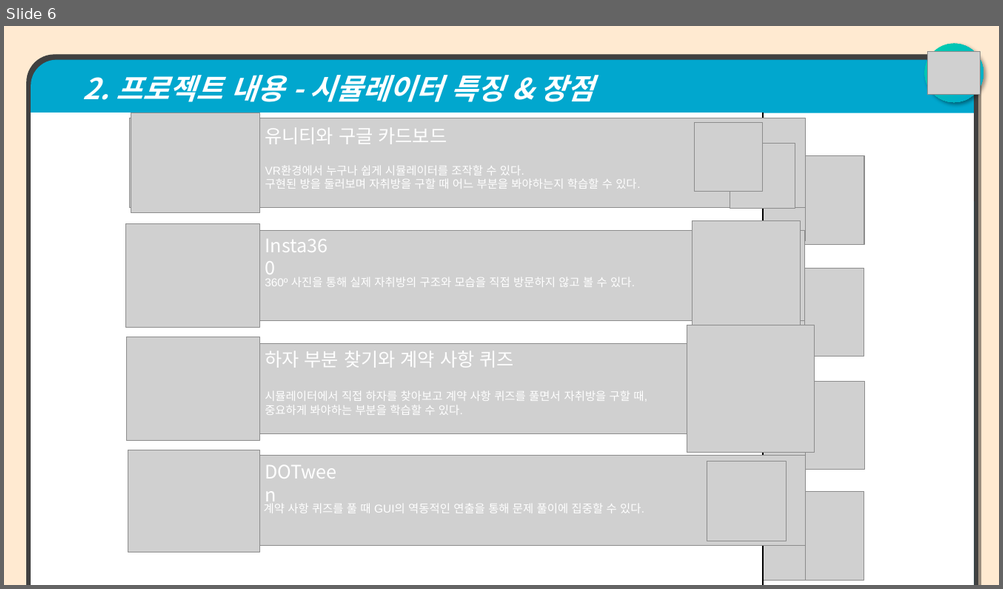
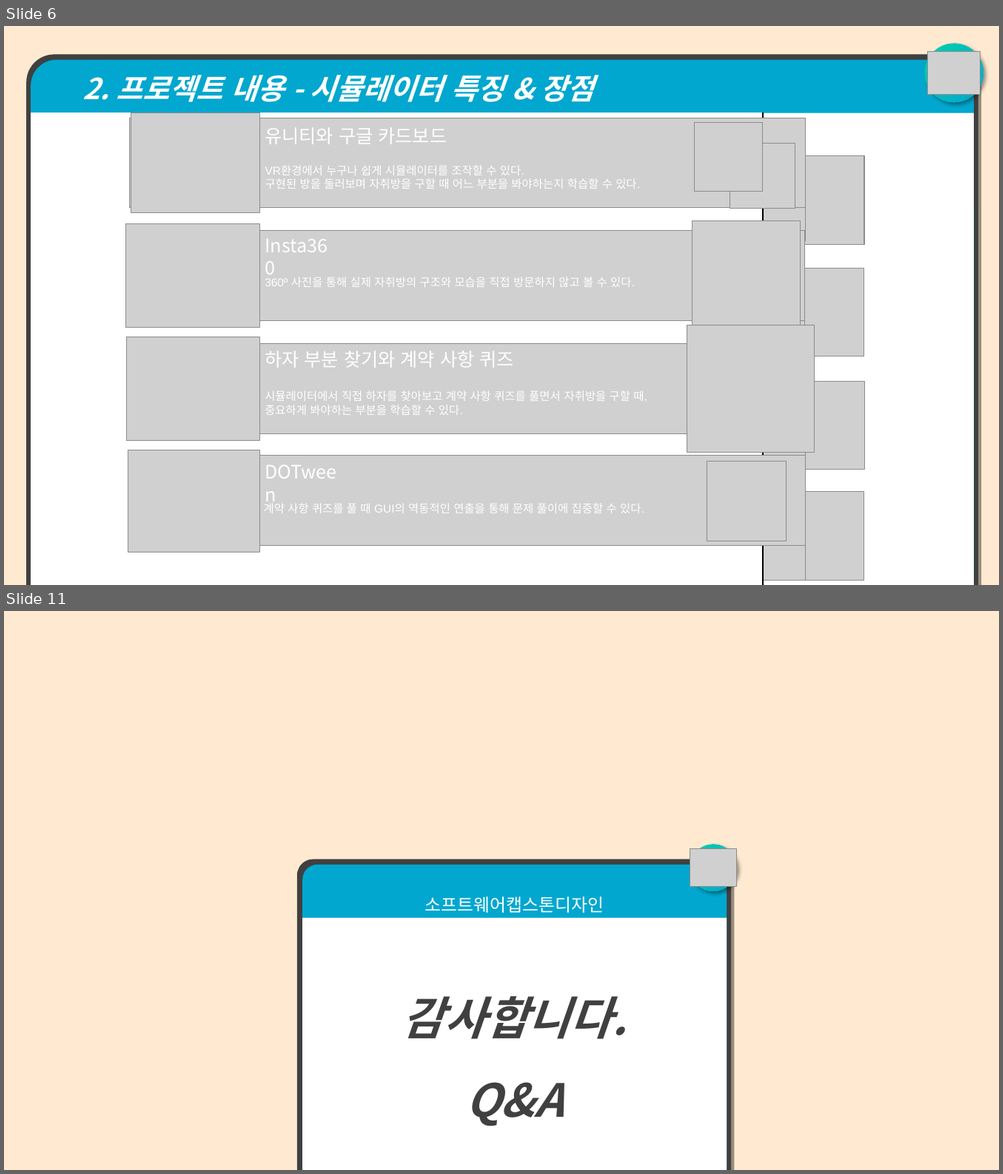
Before and after one commit to jangho1016/2022_1_CapstoneDesign, a slide deck: Final Assignments/파라노이드 팀 발표용 PPT.pptx. Shown one above the other, each under a label of ours: slide 6 before the commit, slides 6 and 11 after it; the slides between them are not shown. The pictures are 1003x589 and 1003x1174 pixels, drawn with LibreOffice and Linux fonts; fonts in the diff are those of the drawing; grey boxes stand for pictures. Boxes give left, top, right and bottom in pixels: in the first picture for what was removed or moved away, otherwise in the second. Text is boxed around its words. In the diff, an @@ line names an element or a change of style, - is before the commit and + after.

```diff
--- a/Final Assignments/파라노이드 팀 발표용 PPT.pptx
+++ b/Final Assignments/파라노이드 팀 발표용 PPT.pptx
@@ slide 11 added at (4,611,999,1170), background #FFEAD1 @@
@@ ellipse added at (690,845,737,891), fill gradient #01A7CE to #00D0AC @@
@@ picture added at (690,849,737,887) @@
@@ round same rect added at (297,860,731,1170), fill #404040 @@
@@ round same rect added at (302,865,726,1170), fill #01A7CE, 17 pt, text #FFFFFF @@
+소프트웨어캡스톤디자인
@@ rectangle added at (302,918,726,1170), fill #FFFFFF, 44 pt, text #404040, bold, italic @@
+감사합니다.
+Q&A
```
Also in this commit, not shown: 8 slides changed, 2 slides removed, 1 other file.
